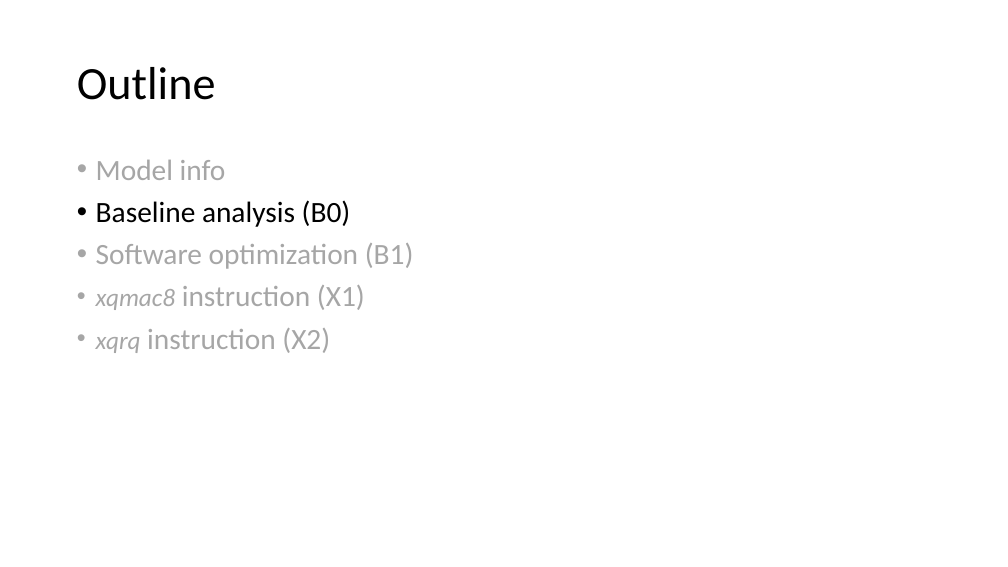
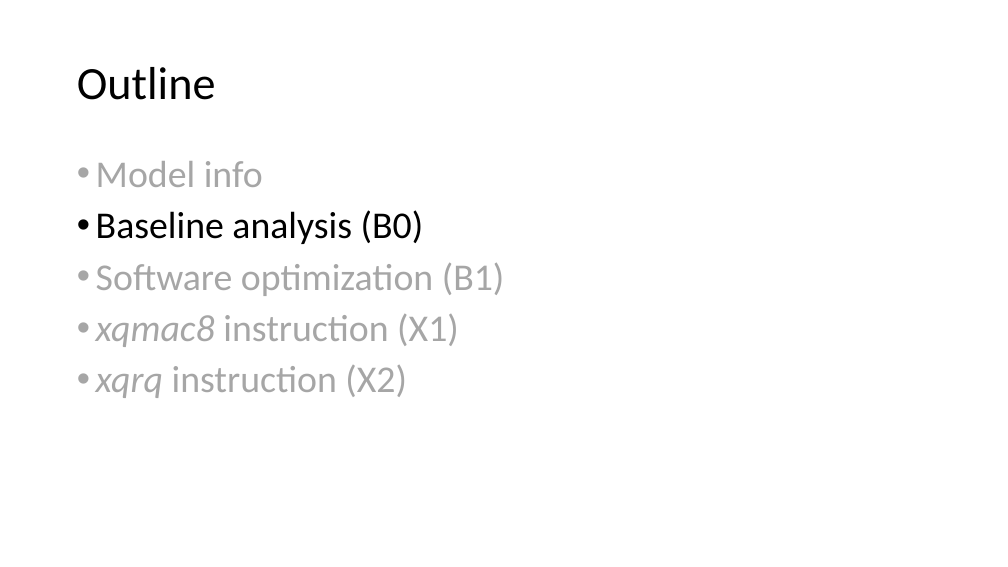
Before and after one commit to todayisallen/Quantized-Neural-Network-Acceleration-on-RV64IMC, a slide deck: slide 5 of Midterm Project.pptx. Drawn at 1008x567 pixels with LibreOffice and Linux fonts; fonts in the diff are those of the drawing. Boxes give left, top, right and bottom in pixels: in the first picture for what was removed or moved away, otherwise in the second. Text is boxed around its words. In the diff, an @@ line names an element or a change of style, - is before the commit and + after.

```diff
--- a/Midterm Project.pptx
+++ b/Midterm Project.pptx
@@ text "Model info" at (96, 161, 505, 398): size 28 to 36 pt in "Model info", "Baseline analysis (B0)", "Software optimization (B1)", "instruction (X1)" and 1 more places; size 24 to 36 pt in "xqmac8", "xqrq" @@
```
Also in this commit, not shown: 12 other slides changed, 1 slide added.
